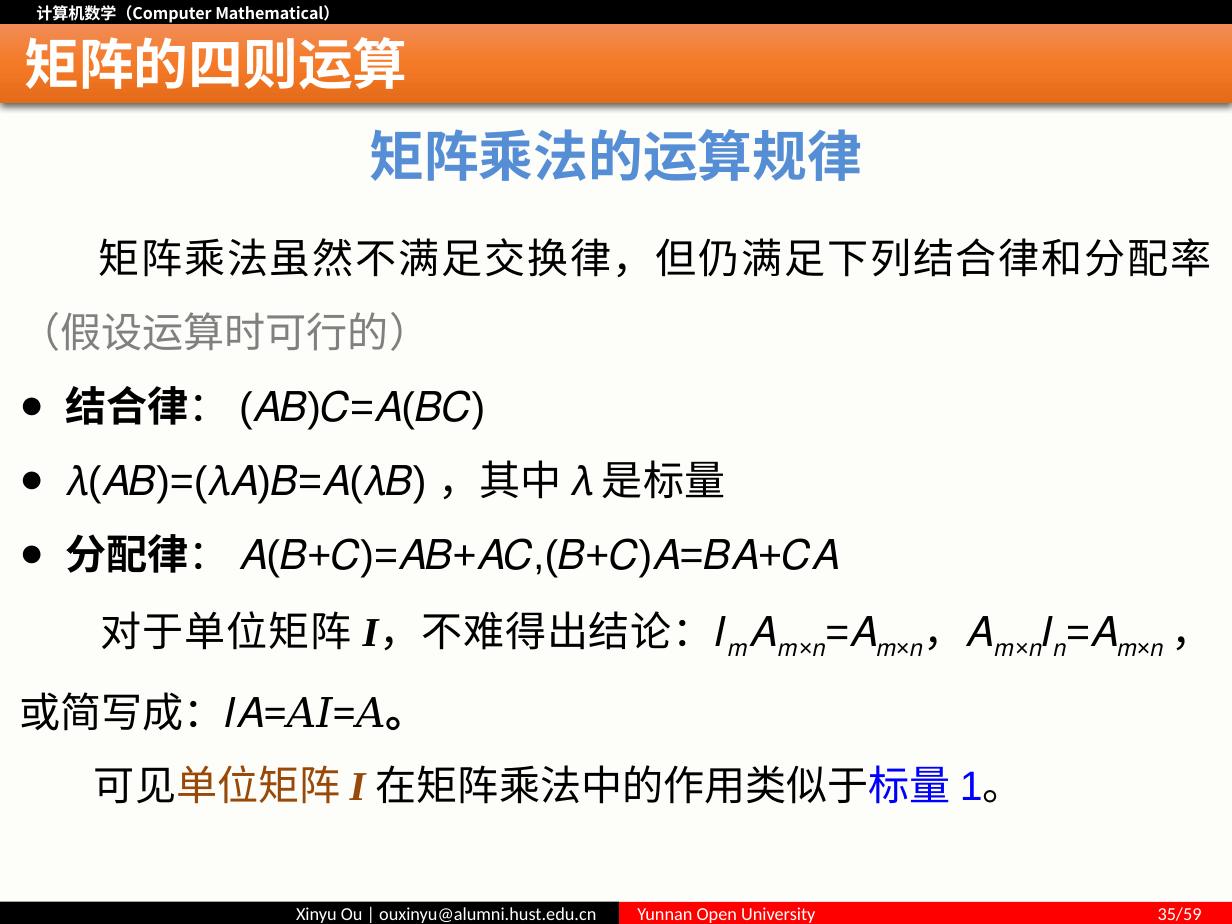
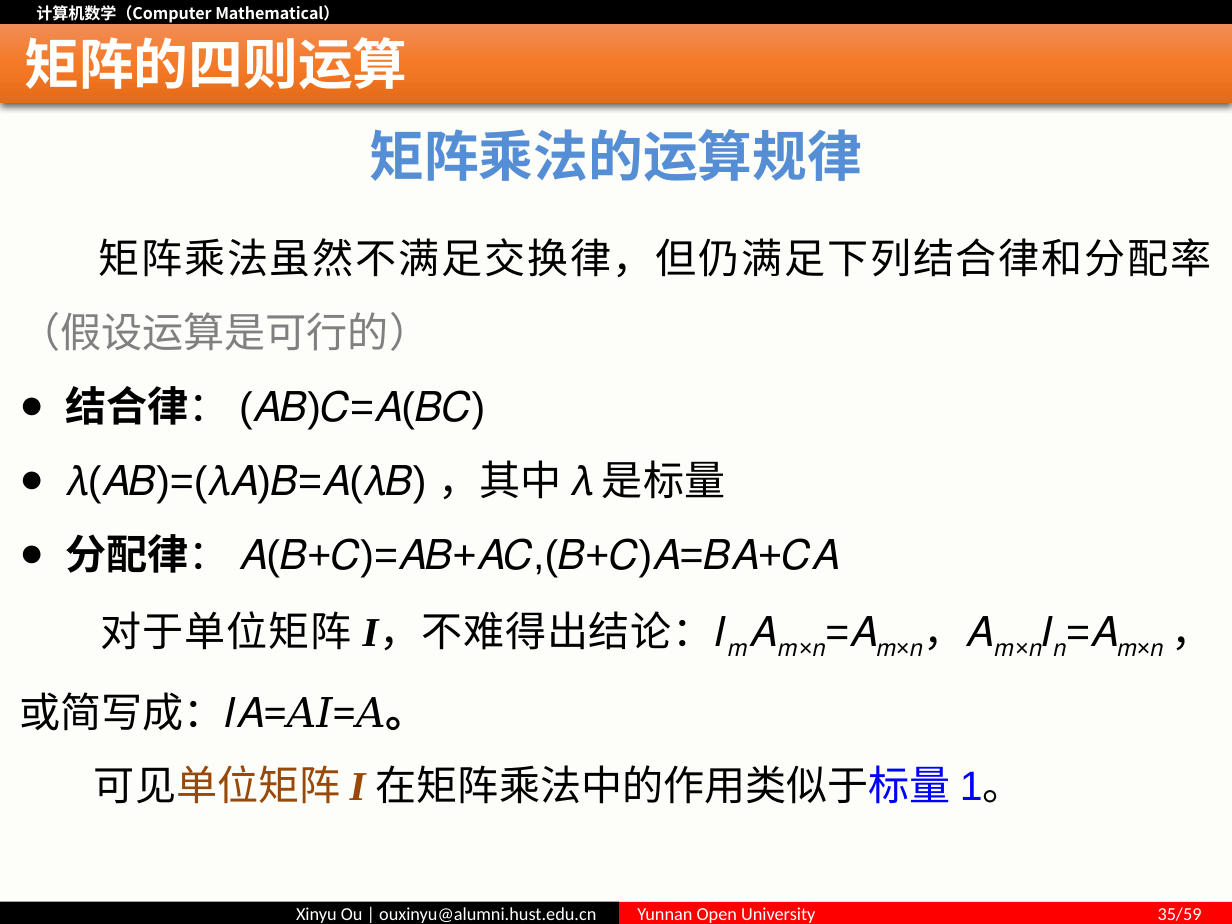
Before and after one commit to ouxinyu/Teaching, a slide deck: slide 35 of ComputerMath/PPT/第04讲 矩阵.pptx. Drawn at 1232x924 pixels with LibreOffice and Linux fonts; fonts in the diff are those of the drawing. Boxes give left, top, right and bottom in pixels: in the first picture for what was removed or moved away, otherwise in the second. Text is boxed around its words. In the diff, an @@ line names an element or a change of style, - is before the commit and + after.

Commit message:
调整矩阵这一章的课件内容

```diff
--- a/ComputerMath/PPT/第04讲 矩阵.pptx
+++ b/ComputerMath/PPT/第04讲 矩阵.pptx
@@ text at <box>19,238,1211,351</box>: text changed @@
-矩阵乘法虽然不满足交换律，但仍满足下列结合律和分配率（假设运算时可行的）
+矩阵乘法虽然不满足交换律，但仍满足下列结合律和分配率（假设运算是可行的）
```
Also in this commit, not shown: 5 other slides changed, 5 other files.
